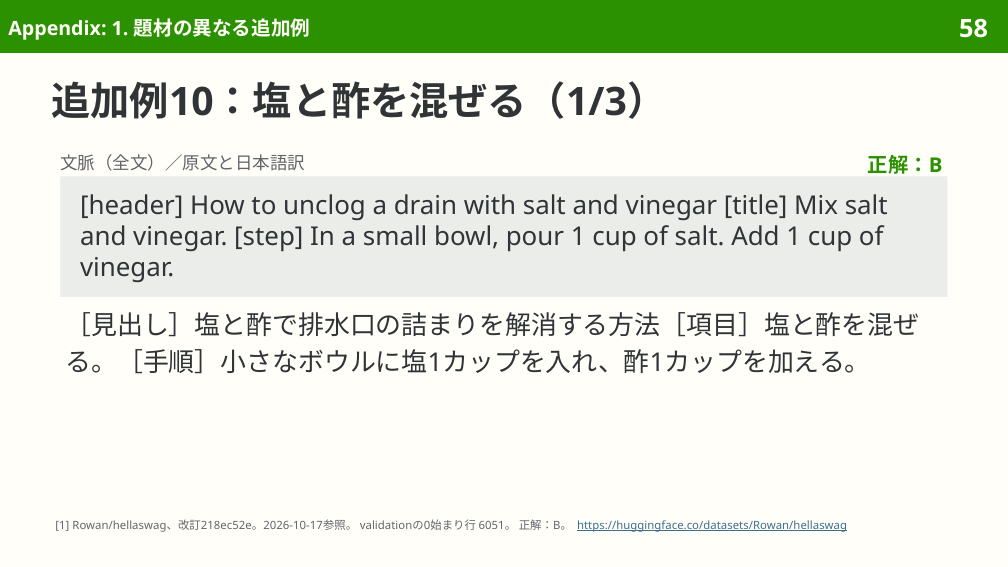
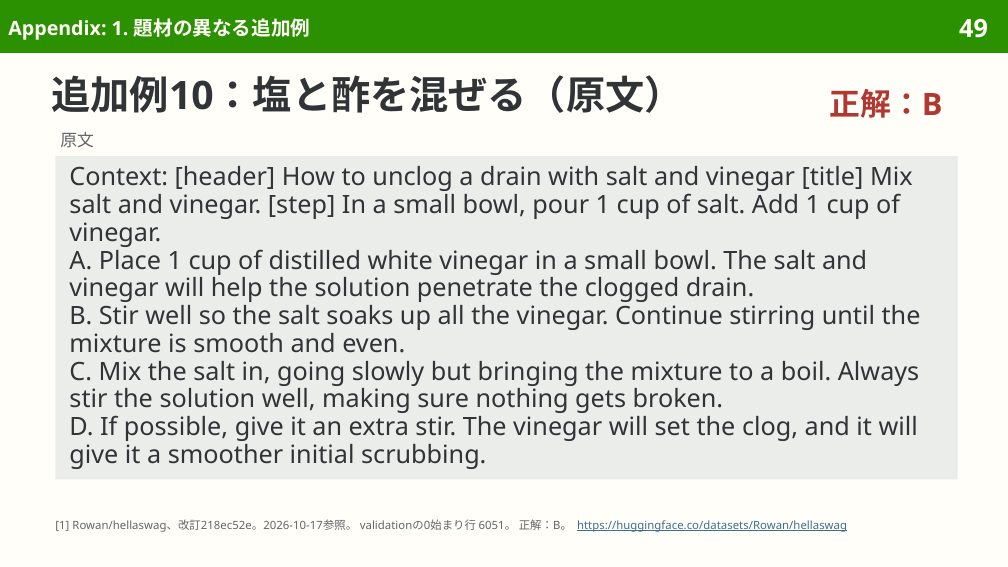
Before and after one commit to sasakiy84/datasets-in-10-minutes, a slide deck: slide 49 of slides/datasets-in-10-minutes-hellaswag.pptx (slide 58 before the commit). Drawn at 1008x567 pixels with LibreOffice and Linux fonts; fonts in the diff are those of the drawing. Boxes give left, top, right and bottom in pixels: in the first picture for what was removed or moved away, otherwise in the second. Text is boxed around its words. In the diff, an @@ line names an element or a change of style, - is before the commit and + after.

```diff
--- a/slides/datasets-in-10-minutes-hellaswag.pptx
+++ b/slides/datasets-in-10-minutes-hellaswag.pptx
@@ page number at <box>959,19,988,38</box>: text changed @@
-58
+49
@@ title at <box>52,75,684,113</box>: text changed @@
-追加例10：塩と酢を混ぜる（1/3）
+追加例10：塩と酢を混ぜる（原文）
@@ text "正解：B": place and size @@
-text "正解：B" at <box>868,155,943,174</box>
+text "正解：B" at <box>830,89,943,118</box>
@@ text "正解：B" at <box>830,89,943,118</box>: size 14.5 to 22 pt, text colour #2C9100 to #B13731; line spacing 1.17 to 26.8pt @@
@@ text added at <box>60,132,94,148</box>, 12 pt, text #626669 @@
+原文
@@ rectangle added at <box>55,156,958,480</box>, fill #EBEDEB, 18 pt, text #303437 @@
+Context: [header] How to unclog a drain with salt and vinegar [title] Mix salt and vinegar. [step] In a small bowl, pour 1 cup of salt. Add 1 cup of vinegar.
+A. Place 1 cup of distilled white vinegar in a small bowl. The salt and vinegar will help the solution penetrate the clogged drain.
+B. Stir well so the salt soaks up all the vinegar. Continue stirring until the mixture is smooth and even.
+C. Mix the salt in, going slowly but bringing the mixture to a boil. Always stir the solution well, making sure nothing gets broken.
+D. If possible, give it an extra stir. The vinegar will set the clog, and it will give it a smoother initial scrubbing.
@@ text removed at <box>60,154,305,171</box> @@
-文脈（全文）／原文と日本語訳
@@ rectangle removed at <box>60,176,948,297</box> @@
-[header] How to unclog a drain with salt and vinegar [title] Mix salt and vinegar. [step] In a small bowl, pour 1 cup of salt. Add 1 cup of vinegar.
@@ text removed at <box>65,312,919,374</box> @@
-［見出し］塩と酢で排水口の詰まりを解消する方法［項目］塩と酢を混ぜる。［手順］小さなボウルに塩1カップを入れ、酢1カップを加える。
```
Also in this commit, not shown: 20 other slides changed, 10 slides removed, 9 other files.
